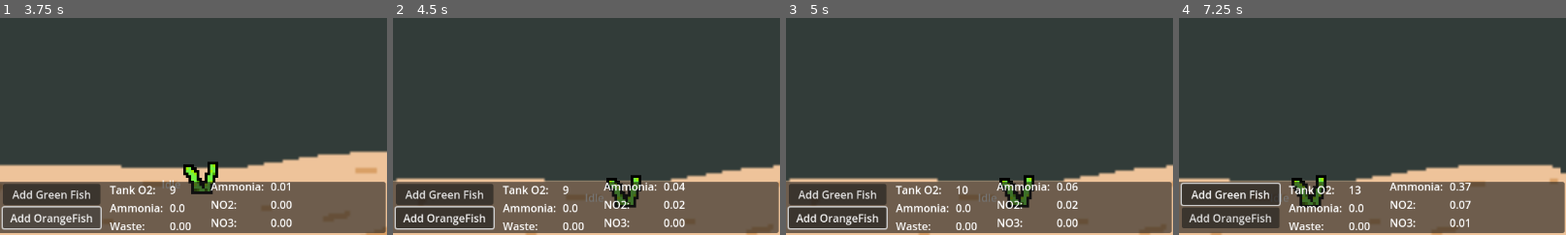
Above: before the commit, frames 1-4 (left to right).
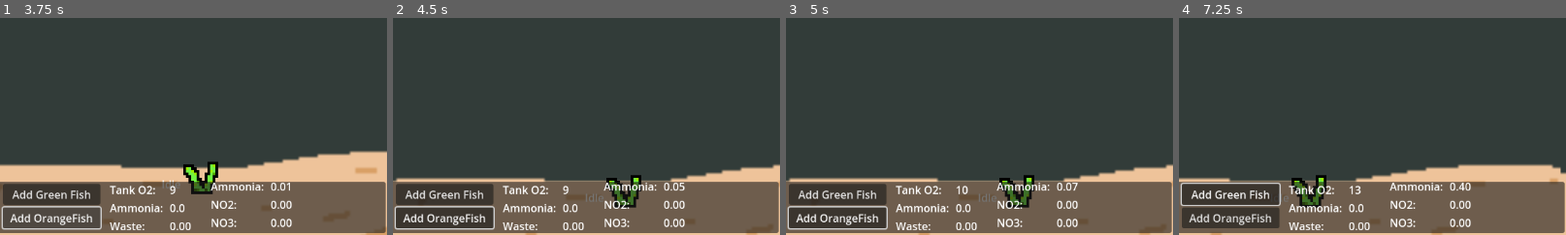
Above: after the commit, the same moments.

Repository: neilmillard/Fish-tank-sim
Game: Godot game, scene res://Scenes/main.tscn
Same seed, same stepped clock (60 frames per second), same inputs: the game is played once before the commit and once after it.
Inputs (mouse positions are % of the whole screen's width and height, from its top left):
- Up to frame 1 (3.75 s): click "New Game" at 0.5 s; click "Flake Food" at 1.25 s; click "GreenPlant" at 2 s; click "Add Green Fish" at 2.75 s; click "Add OrangeFish" at 3.5 s
- Up to frame 2 (4.5 s): move the mouse to (42, 33) at 4.27 s; hold Right (ui_right) from 4.28 s (still down); click (42, 33) at 4.35 s
- Up to frame 3 (5 s): keep holding Right (ui_right)
- Up to frame 4 (7.25 s): move the mouse to (30, 55) at 5.02 s; release Right (ui_right) at 5.03 s; hold Down (ui_down) 5.03-5.78 s; click (30, 55) at 5.1 s; move the mouse to (60, 28) at 5.77 s; hold Right (ui_right) 5.78-6.53 s; click (60, 28) at 5.85 s; move the mouse to (45, 70) at 6.52 s; hold Up (ui_up) from 6.53 s (still down); click (45, 70) at 6.6 s
The pictures show only the part of the screen within x 50-100%, y 50-100%; the shares and areas given below are measured in that part.

Frame 1 is identical in both runs. In frame 2, less than 0.1% of the frame differs, in the area x 73-76%, y 75-88%; in frame 3, less than 0.1%; in frame 4, 0.2%, in the area x 72-76%, y 75-97%.
Error after the commit: Invalid access to property or key 'GravelFilter' on a base object of type 'Dictionary'. (res://Scripts/MiddleWater.gd:130)

Commit message:
Save Gravel Filter

Diff:
--- /dev/null
+++ b/Resources/Filter.gd
@@ -0,0 +1,15 @@
+extends Resource
+class_name Filter
+
+@export var id: int
+@export var type: String
+@export var globalPosition: Vector2
+@export var currentBacteriaSomonas: float
+@export var currentBacteriaBacter: float
+
+func _init(p_type = "Gravel", p_bacter = 5.0, p_somanas = 1.0):
+	id = randi() % 1000000
+	type = p_type
+	globalPosition = Vector2.ZERO
+	currentBacteriaBacter = p_bacter
+	currentBacteriaSomonas = p_somanas
--- a/Resources/default_tank.tres
+++ b/Resources/default_tank.tres
@@ -1,8 +1,29 @@
-[gd_resource type="Resource" script_class="TankData" load_steps=2 format=3 uid="uid://cy8w2smuy2yxt"]
+[gd_resource type="Resource" script_class="TankData" load_steps=4 format=3 uid="uid://cy8w2smuy2yxt"]
 
 [ext_resource type="Script" path="res://Scripts/TankData.gd" id="1_wju7x"]
+[ext_resource type="Script" path="res://Resources/Filter.gd" id="6_66wpl"]
+
+[sub_resource type="Resource" id="Resource_2gtwp"]
+script = ExtResource("6_66wpl")
+id = 1
+type = "GravelFilter"
+currentBacteriaSomonas = 5.0
+currentBacteriaBacter = 1.0
 
 [resource]
 script = ExtResource("1_wju7x")
 width = 1600
 height = 680
+availableO2 = 0.0
+currentWaste = 0.0
+currentNH3 = 0.0
+currentNO2 = 0.0
+currentNO3 = 0.0
+heater = false
+currentTemp = 0.0
+fish = {}
+food = {}
+plants = {}
+filters = {
+1: SubResource("Resource_2gtwp")
+}
--- a/Scenes/game/equipment/GravelFilter.tscn
+++ b/Scenes/game/equipment/GravelFilter.tscn
@@ -1,6 +1,7 @@
-[gd_scene load_steps=2 format=3 uid="uid://d1ef1da1mkqle"]
+[gd_scene load_steps=2 format=3 uid="uid://c7xo63ominopr"]
 
-[ext_resource type="Script" path="res://Scenes/game/equipment/Filter.gd" id="1_s0clw"]
+[ext_resource type="Script" path="res://Scenes/game/equipment/filter_body.gd" id="1_2j4lq"]
 
 [node name="GravelFilter" type="Node2D"]
-script = ExtResource("1_s0clw")
+script = ExtResource("1_2j4lq")
+type = "Gravel"
--- a/Scenes/game/equipment/Filter.gd
+++ b/Scenes/game/equipment/filter_body.gd
@@ -1,13 +1,10 @@
 extends Node2D
-class_name Filter
 
 # max Bacteria would be calculated based on media, surface area and such
 @export var maxBacteria: float = 100.0
-
-# Bacteria for NH3 -> NO2
-var currentBacteriaSomonas: float = 5.0
-# Bacteria for NO2 -> NO3
-var currentBacteriaBacter: float = 1.0
+# stats track two types of bacteria
+@export var stats: Filter
+@export var type: String = "Generic"
 
 # bacteria growth rate, real = double in 13hrs
 var bacteriaGrowthRate: float
@@ -16,16 +13,23 @@
 	# GameManager.stats.add_property(self, "currentBacteriaSomonas", "round")
 	# GameManager.stats.add_property(self, "currentBacteriaBacter", "round")
 	bacteriaGrowthRate = GameManager.bacteriaGrowthRate
+	if !stats:
+		if type.length() > 0:
+			stats = GameManager.new_filter_resource(type)
+	stats.type = type
+	stats.globalPosition = global_position
 
 func _process(delta):
+	if stats == null:
+		return
 	growBacteria(delta)
 	processWaste(delta)
 	processNH3(delta)
 	processNO2(delta)
 
 func growBacteria(delta: float) -> void:
-	currentBacteriaBacter = minf(maxBacteria, currentBacteriaBacter + (delta * currentBacteriaBacter * bacteriaGrowthRate))
-	currentBacteriaSomonas = minf(maxBacteria, currentBacteriaSomonas + (delta * currentBacteriaSomonas * bacteriaGrowthRate))
+	stats.currentBacteriaBacter = minf(maxBacteria, stats.currentBacteriaBacter + (delta * stats.currentBacteriaBacter * bacteriaGrowthRate))
+	stats.currentBacteriaSomonas = minf(maxBacteria, stats.currentBacteriaSomonas + (delta * stats.currentBacteriaSomonas * bacteriaGrowthRate))
 
 func processWaste(delta: float) -> void:
 	var amount = delta * GameManager.wasteDecayRate * 1.0
@@ -37,7 +41,8 @@
 
 func processNH3(delta: float) -> void:
 	# Bacteria Somonas uses 1.5 O2 and NH3, and spits out NO2 + H+
-	var amount = delta * GameManager.ammoniaProcessRate * currentBacteriaSomonas
+	# Bacteria for NH3 -> NO2
+	var amount = delta * GameManager.ammoniaProcessRate * stats.currentBacteriaSomonas
 	var nh3 = GameManager.currentTankData.remove_nh3(amount)
 	var o2Needed = nh3 * 1.5
 	var o2 = GameManager.currentTankData.request_o2(o2Needed)
@@ -50,13 +55,14 @@
 	GameManager.currentTankData.add_no2(no2Created)
 	if no2Created < amount:
 		# we didn't get enough "food" for the bacteria
-		currentBacteriaSomonas = maxf(1.0, currentBacteriaSomonas - ((currentBacteriaSomonas * 0.05) * delta))
+		stats.currentBacteriaSomonas = maxf(1.0, stats.currentBacteriaSomonas - ((stats.currentBacteriaSomonas * 0.05) * delta))
 	GameManager.currentTankData.add_no2(no2Created)
 
 
 func processNO2(delta: float) -> void:
 	# Bacteria Bacter uses O2 and 2 x NO2, and spits out 2 NO3
-	var amount = delta * GameManager.nitriteProcessRate * currentBacteriaBacter
+	# Bacteria for NO2 -> NO3
+	var amount = delta * GameManager.nitriteProcessRate * stats.currentBacteriaBacter
 	var no2 = GameManager.currentTankData.remove_no2(amount)
 	var o2Needed = no2 / 2
 	var o2 = GameManager.currentTankData.request_o2(o2Needed)
@@ -70,11 +76,11 @@
 
 	if no3Created < amount:
 		# we didn't get enough "food" for the bacteria
-		currentBacteriaBacter = maxf(1.0, currentBacteriaBacter * (no3Created / amount))
+		stats.currentBacteriaBacter = maxf(1.0, stats.currentBacteriaBacter * (no3Created / amount))
 
 
 func getSomonas()-> float:
-	return currentBacteriaSomonas
+	return stats.currentBacteriaSomonas
 
 func getBacter()-> float:
-	return currentBacteriaBacter
+	return stats.currentBacteriaBacter
--- a/Scenes/game/tank/Floor.tscn
+++ b/Scenes/game/tank/Floor.tscn
@@ -1,8 +1,7 @@
-[gd_scene load_steps=6 format=3 uid="uid://cmsxq0rjabw6a"]
+[gd_scene load_steps=5 format=3 uid="uid://cmsxq0rjabw6a"]
 
 [ext_resource type="Script" path="res://Scenes/game/tank/Floor.gd" id="1_aqmy5"]
 [ext_resource type="Texture2D" uid="uid://b0r4nhx6wjsia" path="res://art/Foreground.png" id="1_kxgwy"]
-[ext_resource type="PackedScene" uid="uid://d1ef1da1mkqle" path="res://Scenes/game/equipment/GravelFilter.tscn" id="2_erdj7"]
 
 [sub_resource type="TileSetAtlasSource" id="TileSetAtlasSource_ew3e7"]
 texture = ExtResource("1_kxgwy")
@@ -19,8 +18,6 @@
 [node name="Floor" type="Node2D"]
 script = ExtResource("1_aqmy5")
 
-[node name="GravelFilter" parent="." instance=ExtResource("2_erdj7")]
-
 [node name="Floor" type="StaticBody2D" parent="."]
 position = Vector2(0, 1200)
 disable_mode = 1
--- a/Scripts/GameManager.gd
+++ b/Scripts/GameManager.gd
@@ -83,6 +83,11 @@
 	currentTankData.add_food(myFoodRes)
 	return myFoodRes
 
+func new_filter_resource(type: String):
+	var myFilterRes = Filter.new(type)
+	currentTankData.add_filter(myFilterRes)
+	return myFilterRes
+
 func remove_food_resource(myFood: Food) -> void:
 	currentTankData.remove_food(myFood)
 
--- a/Scripts/MiddleWater.gd
+++ b/Scripts/MiddleWater.gd
@@ -17,6 +17,9 @@
 	'GreenPlant': ResourceLoader.load("res://Scenes/game/plants/green_plant.tscn")
 }
 
+var filters := {
+	'Gravel' = ResourceLoader.load("res://Scenes/game/equipment/GravelFilter.tscn")
+}
 
 var tank_data: TankData
 var surfaceO2TransferEfficiency = 0.0020
@@ -44,6 +47,7 @@
 	spawn_fishes(tank_data)
 	spawn_foods(tank_data)
 	spawn_plants(tank_data)
+	spawn_filters(tank_data)
 
 # add a collisionshape2d at the coords with fixed width and half heigh
 func add_vertical_wall(x: float, y: float, y_pos: float):
@@ -112,6 +116,25 @@
 	for myPlantIndex in tank.plants:
 		spawn_plant(tank.plants[myPlantIndex])
 
+func spawn_filters(tank: TankData):
+	for myFilterIndex in tank.filters:
+		spawn_filter(tank.filters[myFilterIndex])
+
+func update_gravel_filter():
+	$GravelFilter.stats = tank_data.get_gravel_filter_stats()
+
+func spawn_filter(stats: Filter = null, type: String = "Generic"):
+	var myFilterScene: PackedScene
+	var myPosition := Vector2.ZERO
+	if stats:
+		myFilterScene = filters[stats.type]
+		myPosition = stats.globalPosition
+	else:
+		myFilterScene = filters[type]
+	var myFilter = spawn_obj(myFilterScene, myPosition)
+	if stats:
+		myFilter.stats = stats
+
 func spawn_food(foodStats: Food):
 	var myFood = spawn_obj(foods[foodStats.type], foodStats.globalPosition)
 	myFood.stats = foodStats
--- a/Scripts/TankData.gd
+++ b/Scripts/TankData.gd
@@ -29,6 +29,23 @@
 
 func remove_food(myFood: Food) -> void:
 	food.erase(myFood.id)
+
+func add_filter(myFilter: Filter) -> void:
+	if myFilter.type == "Gravel":
+		# only allowed one Gravel Filter per tank
+		if get_gravel_filter_stats() != null:
+			return
+	filters[myFilter.id] = myFilter
+
+
+func remove_filter(myFilter: Filter) -> void:
+	filters.erase(myFilter.id)
+
+func get_gravel_filter_stats() -> Filter:
+	for filter in filters:
+		if filter.type == "Gravel":
+			return filter
+	return null
 
 func add_plant(myPlant: Plant) -> void:
 	plants[myPlant.id] = myPlant
Not shown, added: Resources/default_tank.tres.bak
